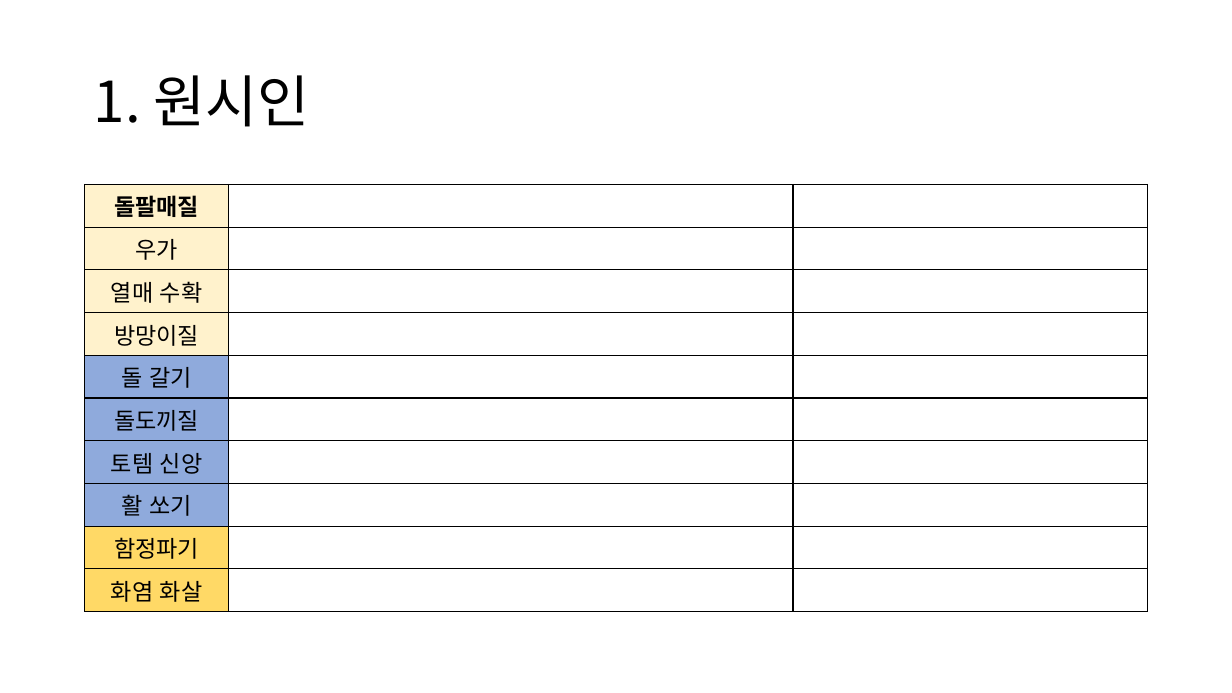
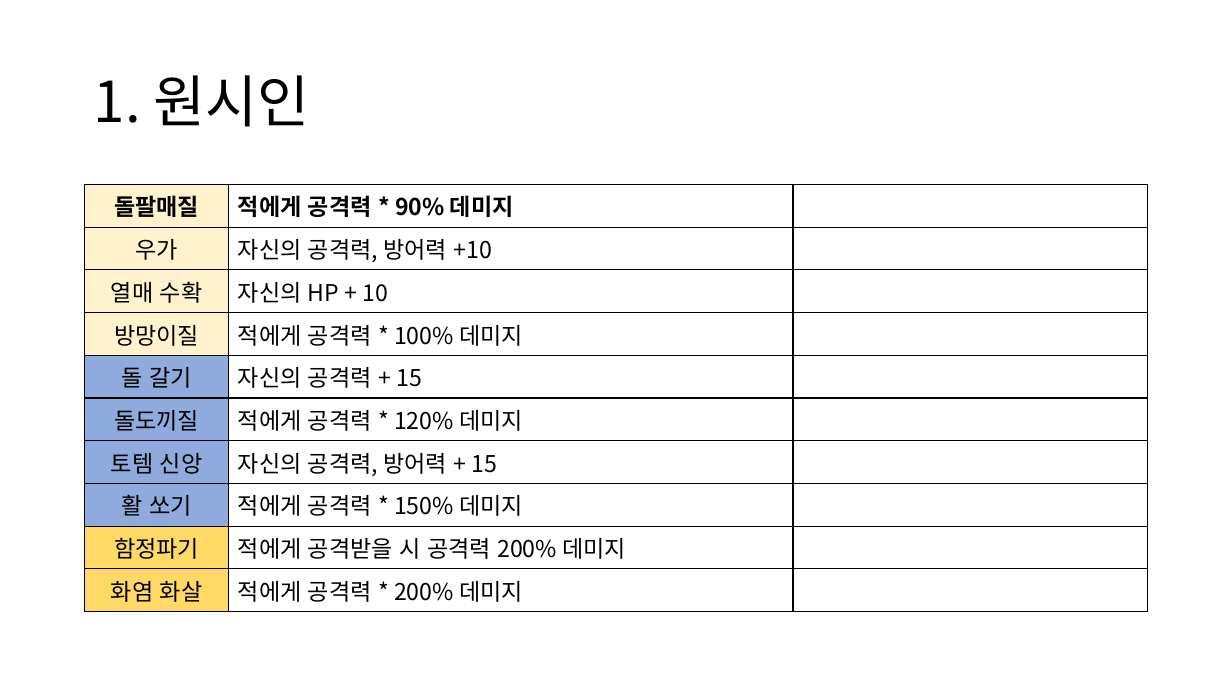
Before and after one commit to whkoh7/2DGP_Hero_is_lonely, a slide deck: slide 4 of 캐릭터 및 카드 컨셉, 디자인.pptx. Drawn at 1232x693 pixels with LibreOffice and Linux fonts; fonts in the diff are those of the drawing. Boxes give left, top, right and bottom in pixels: in the first picture for what was removed or moved away, otherwise in the second. Text is boxed around its words. In the diff, an @@ line names an element or a change of style, - is before the commit and + after.

```diff
--- a/캐릭터 및 카드 컨셉, 디자인.pptx
+++ b/캐릭터 및 카드 컨셉, 디자인.pptx
@@ table at [85,185,1148,606] @@
-row 1, column 2: 
+row 1, column 2: 적에게 공격력 * 90% 데미지
-row 2, column 2: 
+row 2, column 2: 자신의 공격력, 방어력 +10
-row 3, column 2: 
+row 3, column 2: 자신의 HP + 10
-row 4, column 2: 
+row 4, column 2: 적에게 공격력 * 100% 데미지
-row 5, column 2: 
+row 5, column 2: 자신의 공격력 + 15
-row 6, column 2: 
+row 6, column 2: 적에게 공격력 * 120% 데미지
-row 7, column 2: 
+row 7, column 2: 자신의 공격력, 방어력 + 15
-row 8, column 2: 
+row 8, column 2: 적에게 공격력 * 150% 데미지
-row 9, column 2: 
+row 9, column 2: 적에게 공격받을 시 공격력 200% 데미지
-row 10, column 2: 
+row 10, column 2: 적에게 공격력 * 200% 데미지
```
Also in this commit, not shown: 3 other files.
